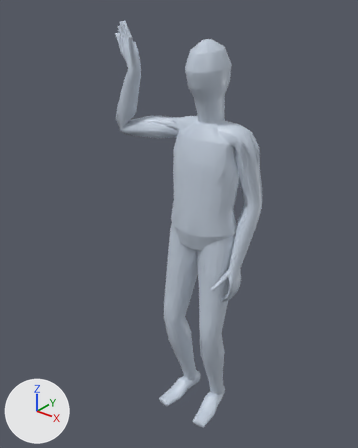
What one commit did to the glTF model app/assets/anims/Base/wave.glb.
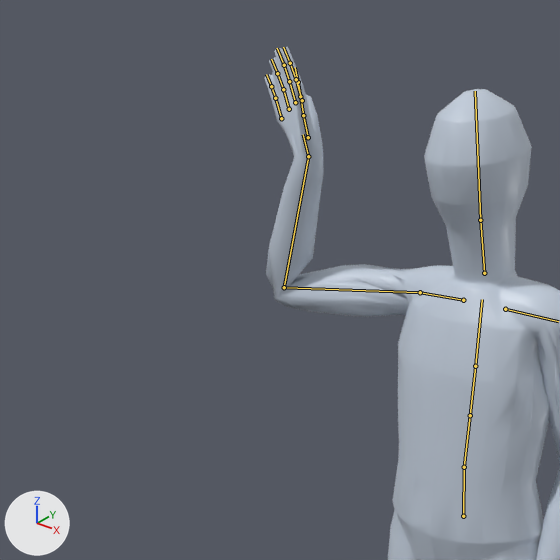
Old and new are each drawn whole from a 50 mm lens placed at (1.144, -1.607, 1.97), pointed at (-0.119, -0.028, 0.991) and again close up on the part from 0% to 68% of the width and 0% to 55% of the height. The lights are fixed; the arrows at lower left show +X, +Y and +Z. The last two pictures show the newer version. Both versions are drawn at frame 22 of the action 'Animation'; the numbers are the values there. The bones that change, and the others that lie on the model, are drawn over the model as lines in the close-ups.

Objects in the first close-up: 'Body_human_male'.
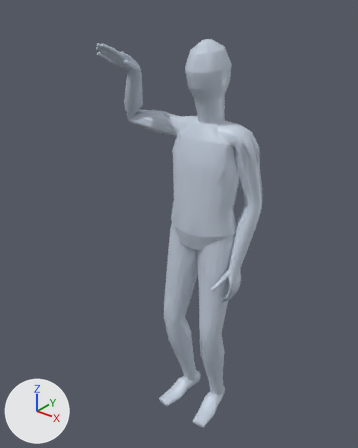
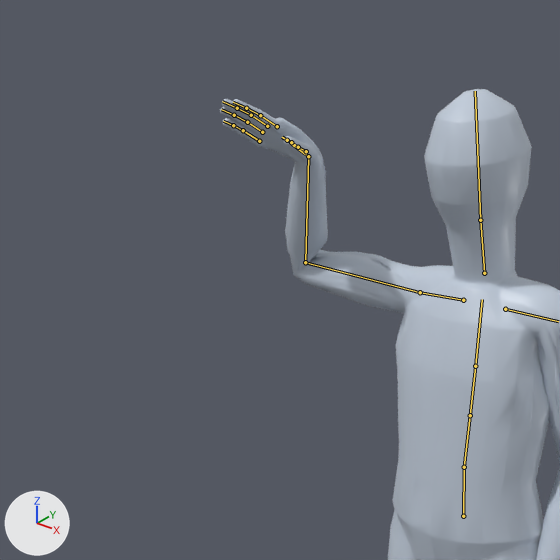
What differs and where, as boxes [x1, y1, x2, y2] in the close-ups (560 x 560 px):
'Body_human_male', posed: before [265, 47, 560, 560]; after [220, 89, 560, 560]
bone 'mixamorig:RightArm', root to tip: before (420, 292) to (284, 287); after (420, 292) to (305, 262)
bone 'mixamorig:RightHand', root to tip: before (308, 156) to (303, 134); after (308, 156) to (292, 144)

The change in detail:
Bone 'mixamorig:RightArm' (bone_mixamorig_rightarm) turns from (-10, 75, 11) to (8, 63, 11) degrees about its own x, y and z.
Bone 'mixamorig:RightHand' (bone_mixamorig_righthand) turns from (29, -13, -47) to (-25, 9, -47) degrees about its own x, y and z.
